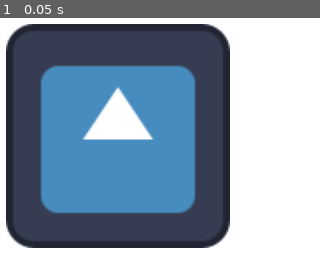
Above: before the commit, frame 1.
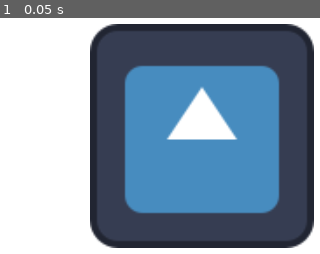
Above: after the commit, the same moment.

Repository: yoistan/Sustainable-Dash-Goals
Game: Godot game, scene res://SCENES/main.tscn
Two runs of this game, one before a commit and one after it. Both use one fixed random seed, a clock stepped at 60 frames per second and the inputs below. The engine's default icon, where the game draws it, is replaced by a stand-in: a white triangle on a blue panel in a dark square.
Inputs:
- Up to frame 1 (0.05 s): no input

The runs differ from the first frame. In frame 1, 67% of the frame differs, in the area x 1-99%, y 2-98%.

Commit message:
demo commit

Diff:
--- a/SCENES/main.tscn
+++ b/SCENES/main.tscn
@@ -9,6 +9,6 @@
 offset_bottom = 90.0
 
 [node name="Icon" type="Sprite2D" parent="."]
-position = Vector2(80, 44)
+position = Vector2(101, 44)
 scale = Vector2(0.4375, 0.4375)
 texture = ExtResource("1_h741j")
